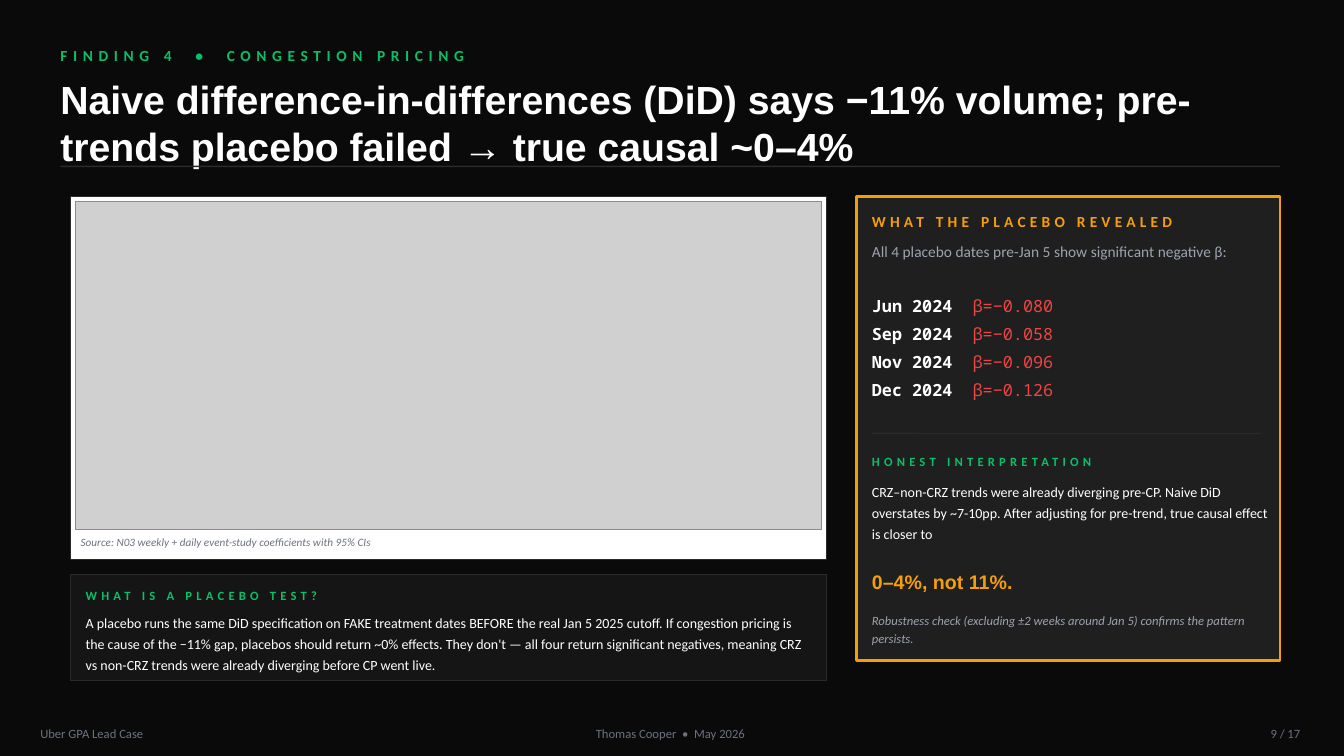
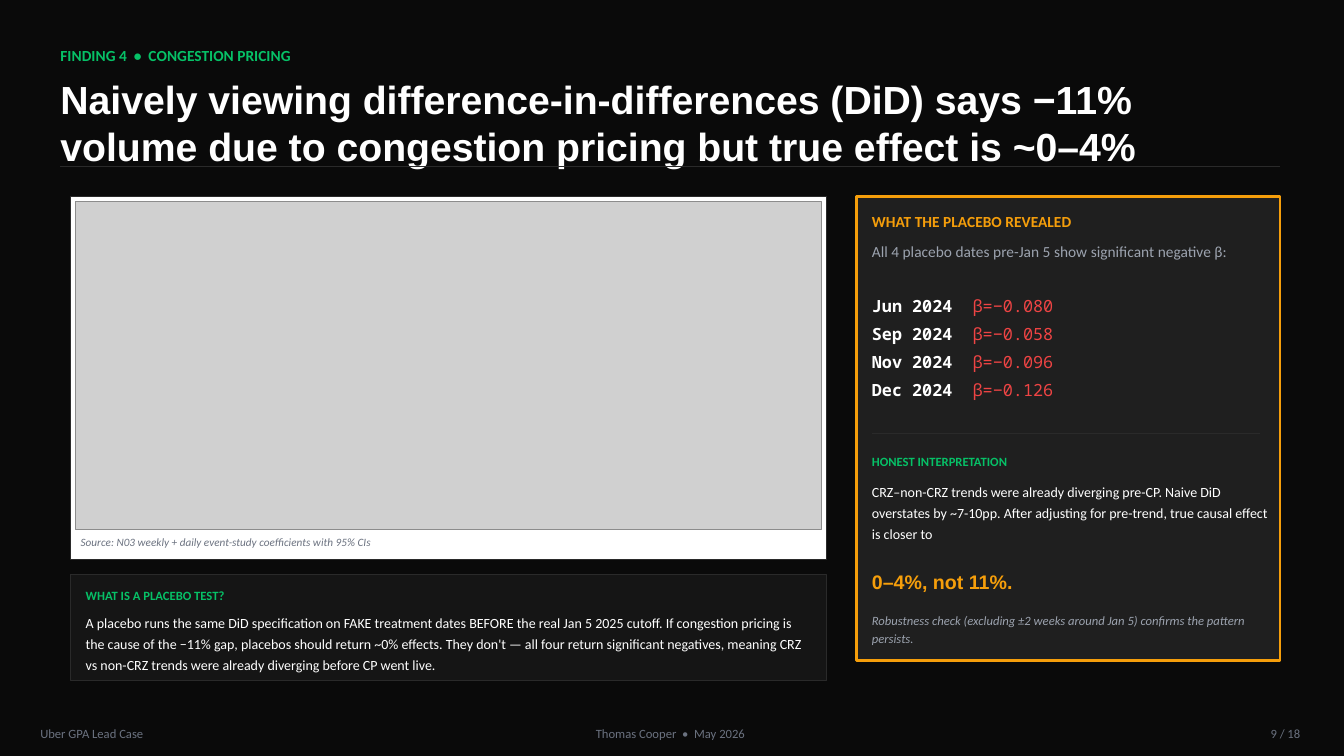
Before and after one commit to Tcooper4/UBER, a slide deck: slide 9 of deck/Cooper_Uber_GPA_Case_Deck.pptx. Drawn at 1344x756 pixels with LibreOffice and Linux fonts; fonts in the diff are those of the drawing; grey boxes stand for pictures. Boxes give left, top, right and bottom in pixels: in the first picture for what was removed or moved away, otherwise in the second. Text is boxed around its words. In the diff, an @@ line names an element or a change of style, - is before the commit and + after.

```diff
--- a/deck/Cooper_Uber_GPA_Case_Deck.pptx
+++ b/deck/Cooper_Uber_GPA_Case_Deck.pptx
@@ text "FINDING 4 • CONGESTION PRICING" at bbox=[60, 51, 290, 61]: letter spacing 4 to 0 pt @@
@@ text at bbox=[60, 85, 1136, 169]: text changed @@
-Naive difference-in-differences (DiD) says −11% volume; pre-trends placebo failed → true causal ~0–4%
+Naively viewing difference-in-differences (DiD) says −11% volume due to congestion pricing but true effect is ~0–4%
@@ letter spacing 3 to 0 pt in 3 elements at bbox=[86, 591, 224, 600], bbox=[872, 217, 1071, 227], bbox=[872, 458, 1007, 466] @@
@@ text at bbox=[1271, 729, 1300, 738]: text changed @@
-9 / 17
+9 / 18
```
Also in this commit, not shown: 16 other slides changed, 1 slide added, 4 other files.
